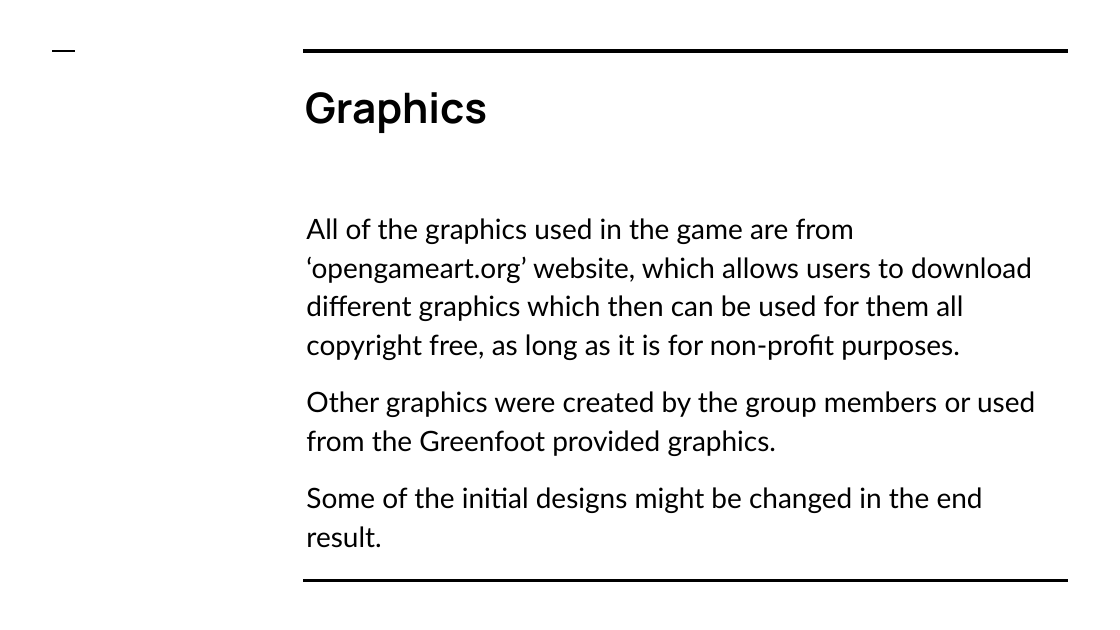
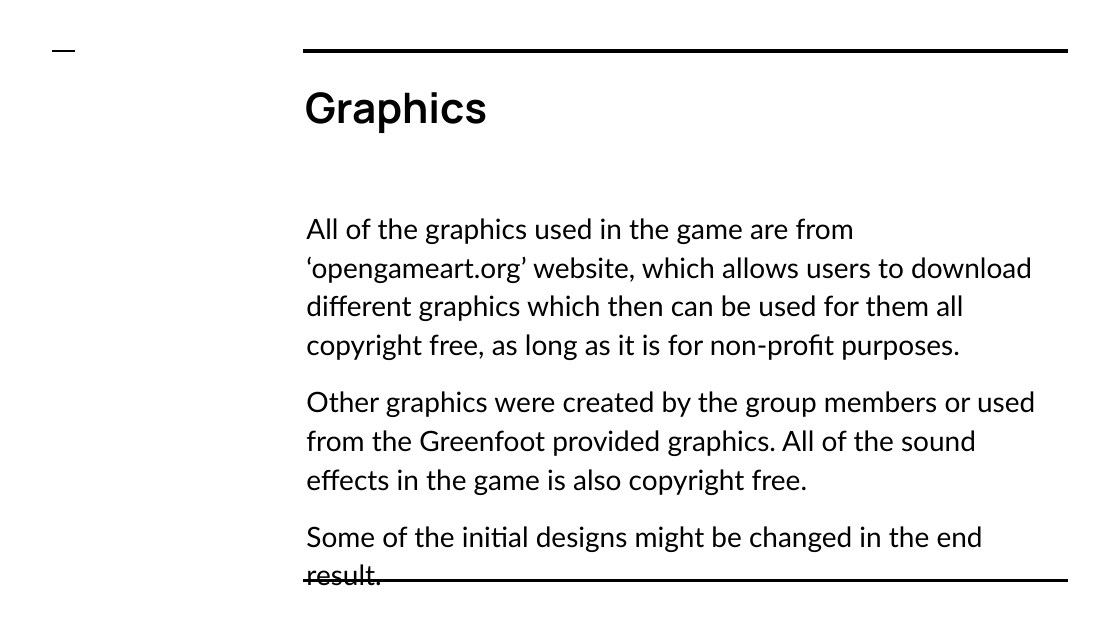
Before and after one commit to CoffeeAddicts/GreenFoot-Game, a slide deck: slide 6 of Game Design.pptx (slide 5 before the commit). Drawn at 1120x630 pixels with LibreOffice and Linux fonts; fonts in the diff are those of the drawing. Boxes give left, top, right and bottom in pixels: in the first picture for what was removed or moved away, otherwise in the second. Text is boxed around its words. In the diff, an @@ line names an element or a change of style, - is before the commit and + after.

```diff
--- a/Game Design.pptx
+++ b/Game Design.pptx
@@ text at bbox=[306, 391, 1035, 495]: text changed @@
-Other graphics were created by the group members or used from the Greenfoot provided graphics.
+Other graphics were created by the group members or used from the Greenfoot provided graphics. All of the sound effects in the game is also copyright free.
```
Also in this commit, not shown: 1 other slide changed, 1 slide added, 1 other file.
